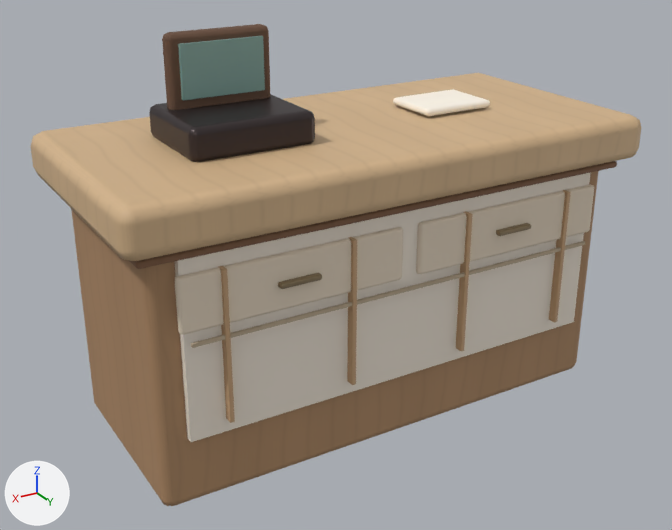
The glTF model assets/masters/native-v4/counter.glb as it was, and as the next commit left it.
Before and after are seen from a camera (50 mm lens) standing at (1.61, 2.63, 1.83) and looking at (0.06, 0.04, 0.53). Every picture has the same lights, and +X, +Y and +Z are marked at lower left. The first picture is the older version. Vertices at exactly the same position are counted once.

The older version as bpy lines, for what is in view:
```python
me_mesh_0 = bpy.data.meshes.new('Mesh_0')
me_mesh_0.from_pydata(...)  # 660 vertices, 1248 faces; spans x -0.95..0.95, y -0.46..0.46, z 0.0..1.37
me_mesh_0.materials.append(mat_mat_warm_wood_v1__dab98f_1_r0_73_m0_ior1_5_opaque_ds0_linear_srgb_v2_native_r0_57)
me_mesh_0.materials.append(mat_mat_warm_wood_v1__b28c67_1_r0_73_m0_ior1_5_opaque_ds0_linear_srgb_v2)
me_mesh_0.materials.append(mat_mat_soft_paint_v1__f0e6d8_1_r0_84_m0_ior1_5_opaque_ds0_linear_srgb_v2)  # pale yellow #f0e6d8
me_mesh_0.materials.append(mat_mat_warm_wood_v1__cba67d_1_r0_73_m0_ior1_5_opaque_ds0_linear_srgb_v2)
me_mesh_0.materials.append(mat_mat_brushed_metal_v1__443b3c_1_r0_41_m0_65_ior1_5_opaque_ds0_linear_srgb_v2)  # dark grey #443b3c
me_mesh_0.materials.append(mat_mat_soft_paint_v1__6a4e3c_1_r0_84_m0_ior1_5_opaque_ds0_linear_srgb_v2)  # brown #6a4e3c
me_mesh_0.materials.append(mat_mat_quiet_glass_v1__8aada5_0_9_r0_18_m0_ior1_45_blend_ds1_linear_srgb_v2)  # greyish cyan #8aada5
me_mesh_0.materials.append(mat_mat_soft_paper_v1__fff7e9_1_r0_96_m0_ior1_45_opaque_ds0_linear_srgb_v2)  # white #fff7e9
me_mesh_0.materials.append(mat_mat_warm_wood_v1__8b664b_1_r0_73_m0_ior1_5_opaque_ds0_linear_srgb_v2)
me_mesh_0.materials.append(mat_mat_warm_wood_v1__77583f_1_r0_73_m0_ior1_5_opaque_ds0_linear_srgb_v2)
me_mesh_0.materials.append(mat_mat_soft_paint_v1__e5d6c1_1_r0_84_m0_ior1_5_opaque_ds0_linear_srgb_v2)  # pale yellow #e5d6c1
me_mesh_0.materials.append(mat_mat_brushed_metal_v1__9b896b_1_r0_41_m0_65_ior1_5_opaque_ds0_linear_srgb_v2)  # brown #9b896b
me_mesh_0.materials.append(mat_mat_warm_wood_v1__c2af94_1_r0_73_m0_ior1_5_opaque_ds0_linear_srgb_v2)
ob_counter = bpy.data.objects.new('counter', me_mesh_0)
ob_counter.location = (0.0, 0.0, 0.0)
```
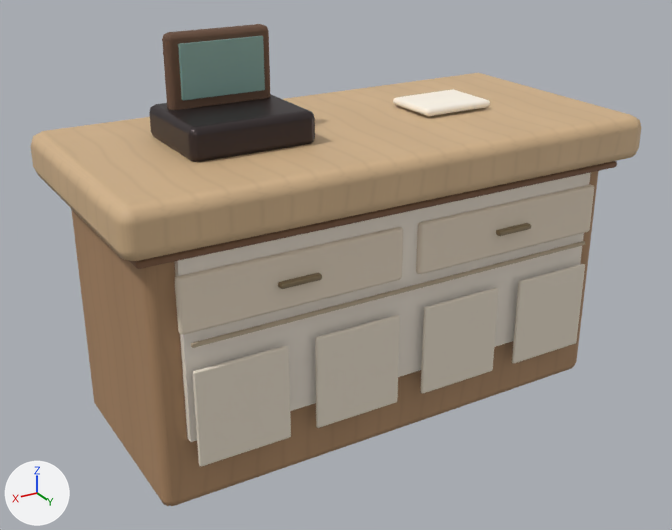
Where the change shows, as pixel boxes (x1, y1, x2, y2) in the pictures (672 x 530 px):
part 1 of me_mesh_0, added
    after: (512, 264, 585, 363)
part 2 of me_mesh_0, added
    after: (421, 288, 499, 393)
part 3 of me_mesh_0, added
    after: (315, 315, 400, 428)
part 4 of me_mesh_0, added
    after: (193, 346, 291, 466)
part 5 of me_mesh_0, deleted
    before: (549, 190, 571, 322)
part 6 of me_mesh_0, deleted
    before: (347, 237, 357, 385)
part 7 of me_mesh_0, deleted
    before: (218, 266, 235, 423)
part 8 of me_mesh_0, deleted
    before: (456, 211, 472, 351)

The change, as a diff of the scene's bpy script:
```diff
--- a/assets/masters/native-v4/counter.glb.py
+++ b/assets/masters/native-v4/counter.glb.py
@@ mat_mat_soft_paint_v1__e8ddcb_1_r0_84_m0_ior1_5_opaque_ds0_linear_srgb_v2 @@
+mat_mat_soft_paint_v1__e8ddcb_1_r0_84_m0_ior1_5_opaque_ds0_linear_srgb_v2 = principled_material('mat.soft-paint.v1:#E8DDCB:1:r0.84:m0:ior1.5:OPAQUE:ds0:linear-srgb-v2')
+mat_mat_soft_paint_v1__e8ddcb_1_r0_84_m0_ior1_5_opaque_ds0_linear_srgb_v2.base_color = (0.807, 0.723, 0.597)  # pale yellow #e8ddcb
+mat_mat_soft_paint_v1__e8ddcb_1_r0_84_m0_ior1_5_opaque_ds0_linear_srgb_v2.roughness = 0.84
@@ me_mesh_0 @@
 # used by ob_counter; location = (0.0, 0.0, 0.0)
-me_mesh_0.from_pydata(...)  # 660 vertices, 1248 faces; spans x -0.95..0.95, y -0.46..0.46, z 0.0..1.37
+me_mesh_0.from_pydata(...)  # 804 vertices, 1536 faces; spans x -0.95..0.95, y -0.46..0.46, z 0.0..1.37
+# me_mesh_0 part 1: a new loose piece of 44 vertices spanning x -0.77..-0.45, y 0.41..0.42, z 0.17..0.5, in mat_mat_soft_paint_v1__e8ddcb_1_r0_84_m0_ior1_5_opaque_ds0_linear_srgb_v2 (pale yellow #e8ddcb)
+# me_mesh_0 part 2: a new loose piece of 44 vertices spanning x -0.36..-0.05, y 0.41..0.42, z 0.17..0.5, in mat_mat_soft_paint_v1__e8ddcb_1_r0_84_m0_ior1_5_opaque_ds0_linear_srgb_v2 (pale yellow #e8ddcb)
+# me_mesh_0 part 3: a new loose piece of 44 vertices spanning x 0.05..0.36, y 0.41..0.42, z 0.17..0.5, in mat_mat_soft_paint_v1__e8ddcb_1_r0_84_m0_ior1_5_opaque_ds0_linear_srgb_v2 (pale yellow #e8ddcb)
+# me_mesh_0 part 4: a new loose piece of 44 vertices spanning x 0.45..0.77, y 0.41..0.42, z 0.17..0.5, in mat_mat_soft_paint_v1__e8ddcb_1_r0_84_m0_ior1_5_opaque_ds0_linear_srgb_v2 (pale yellow #e8ddcb)
+# me_mesh_0 part 5: the loose piece of 8 vertices spanning x -0.66..-0.64, y 0.38..0.42, z 0.29..0.79 is deleted
+# me_mesh_0 part 6: the loose piece of 8 vertices spanning x 0.21..0.23, y 0.38..0.42, z 0.29..0.79 is deleted
+# me_mesh_0 part 7: the loose piece of 8 vertices spanning x 0.64..0.66, y 0.38..0.42, z 0.29..0.79 is deleted
+# me_mesh_0 part 8: the loose piece of 8 vertices spanning x -0.23..-0.21, y 0.38..0.42, z 0.29..0.79 is deleted
 me_mesh_0.materials.append(mat_mat_warm_wood_v1__dab98f_1_r0_73_m0_ior1_5_opaque_ds0_linear_srgb_v2_native_r0_57)
@@ me_mesh_0 @@
 me_mesh_0.materials.append(mat_mat_soft_paint_v1__f0e6d8_1_r0_84_m0_ior1_5_opaque_ds0_linear_srgb_v2)
-me_mesh_0.materials.append(mat_mat_warm_wood_v1__cba67d_1_r0_73_m0_ior1_5_opaque_ds0_linear_srgb_v2)
 me_mesh_0.materials.append(mat_mat_brushed_metal_v1__443b3c_1_r0_41_m0_65_ior1_5_opaque_ds0_linear_srgb_v2)
@@ me_mesh_0 @@
 me_mesh_0.materials.append(mat_mat_warm_wood_v1__c2af94_1_r0_73_m0_ior1_5_opaque_ds0_linear_srgb_v2)
+me_mesh_0.materials.append(mat_mat_soft_paint_v1__e8ddcb_1_r0_84_m0_ior1_5_opaque_ds0_linear_srgb_v2)  # pale yellow #e8ddcb
```
